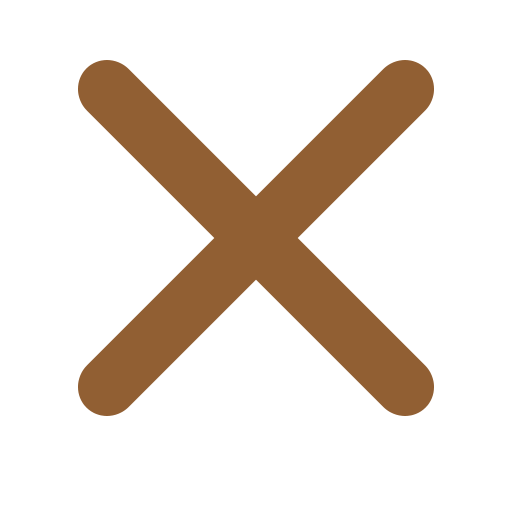
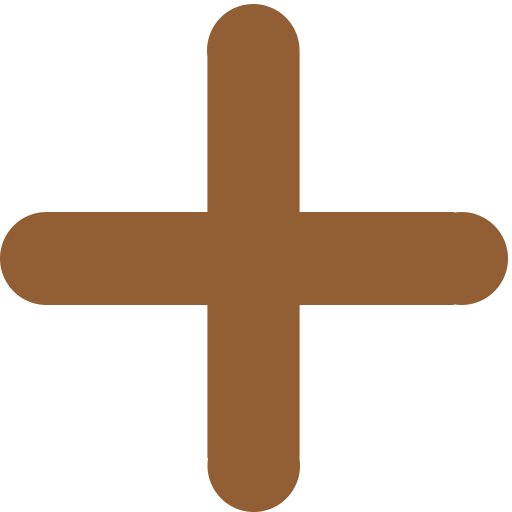
Layer changes from the first 512 x 512 image to the second:
removed layer "Ellipse 1" (1st of 2) over [78, 60, 434, 416]
removed layer "Ellipse 1" (2nd of 2) over [78, 60, 434, 416]
added layer "Rectangle 1" (3rd of 4) above "Rectangle 1" over [207, 4, 300, 512]
added layer "Rectangle 1" (4th of 4) above "Layer 2" over [0, 212, 508, 305]
